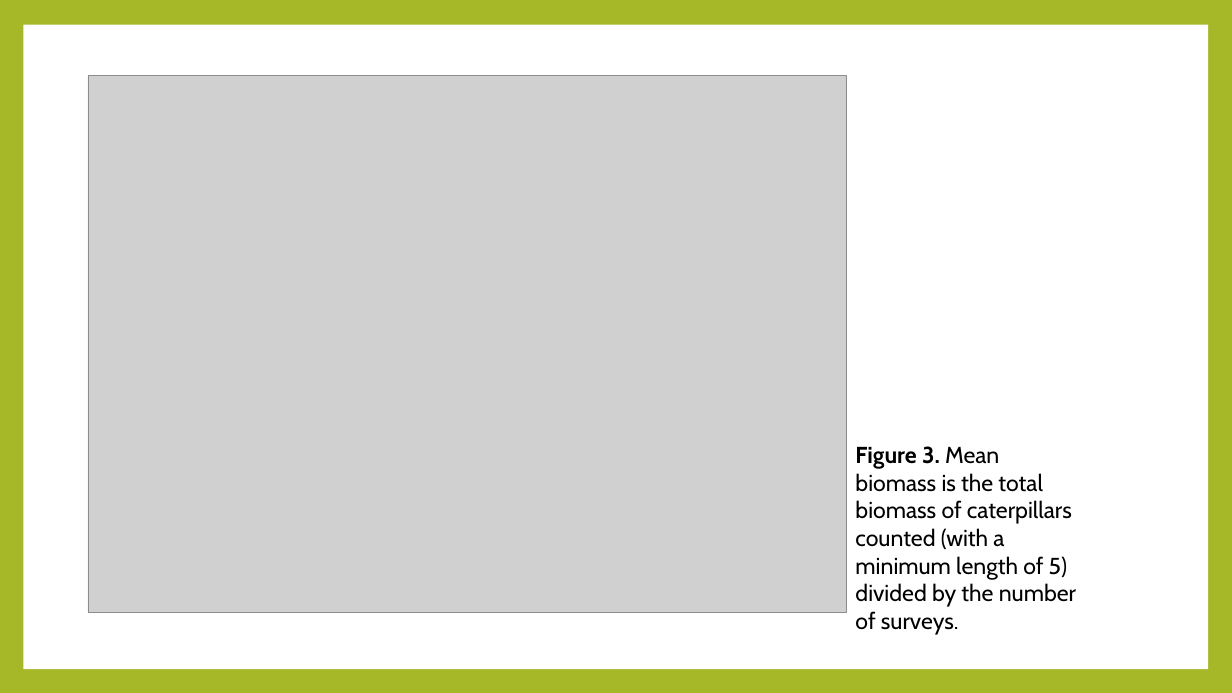
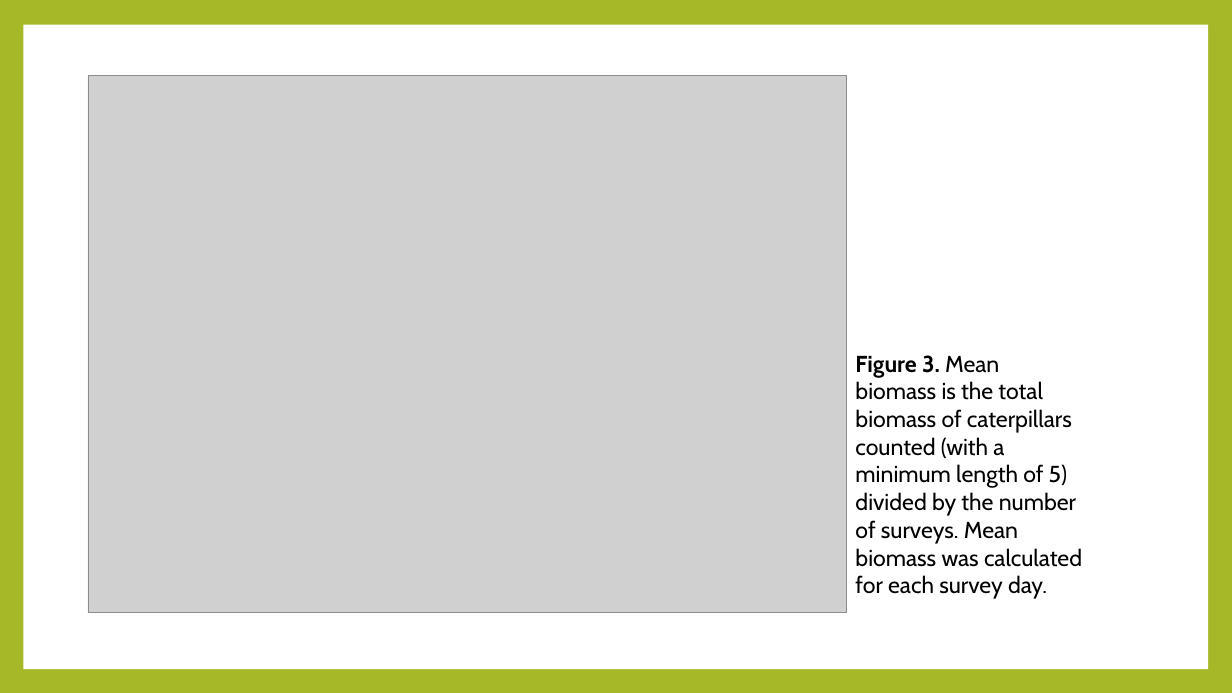
Before and after one commit to hurlbertlab/caterpillars-count-analysis, a slide deck: slide 4 of Caterpillars-Count.pptx. Drawn at 1232x693 pixels with LibreOffice and Linux fonts; fonts in the diff are those of the drawing; grey boxes stand for pictures. Boxes give left, top, right and bottom in pixels: in the first picture for what was removed or moved away, otherwise in the second. Text is boxed around its words. In the diff, an @@ line names an element or a change of style, - is before the commit and + after.

```diff
--- a/Caterpillars-Count.pptx
+++ b/Caterpillars-Count.pptx
@@ text at [855,355,1082,599]: text changed @@
-Figure 3. Mean biomass is the total biomass of caterpillars counted (with a minimum length of 5) divided by the number of surveys.
+Figure 3. Mean biomass is the total biomass of caterpillars counted (with a minimum length of 5) divided by the number of surveys. Mean biomass was calculated for each survey day.
```
Also in this commit, not shown: 4 other slides changed, 5 slides added, 2 slides removed.
